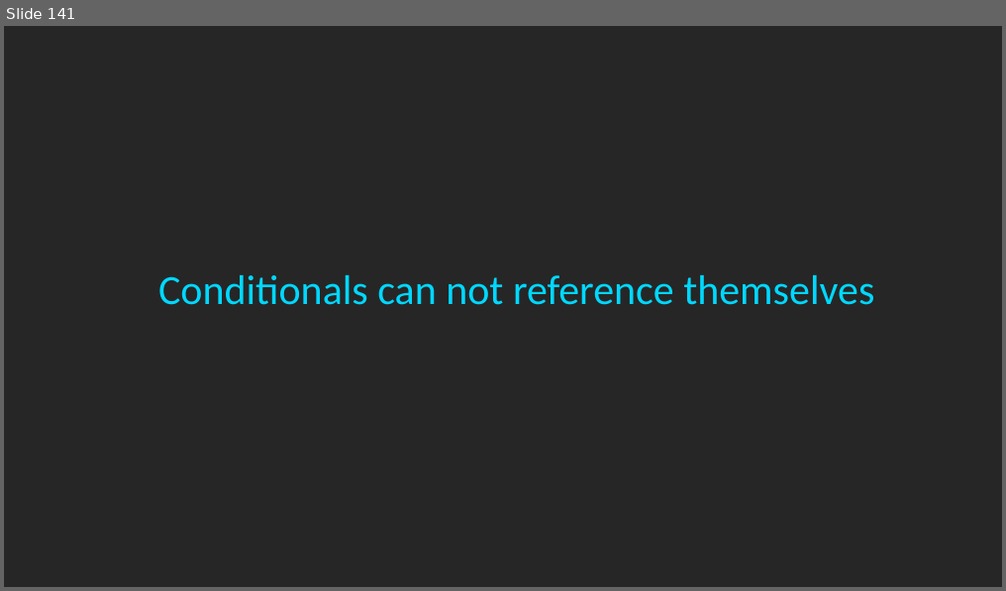
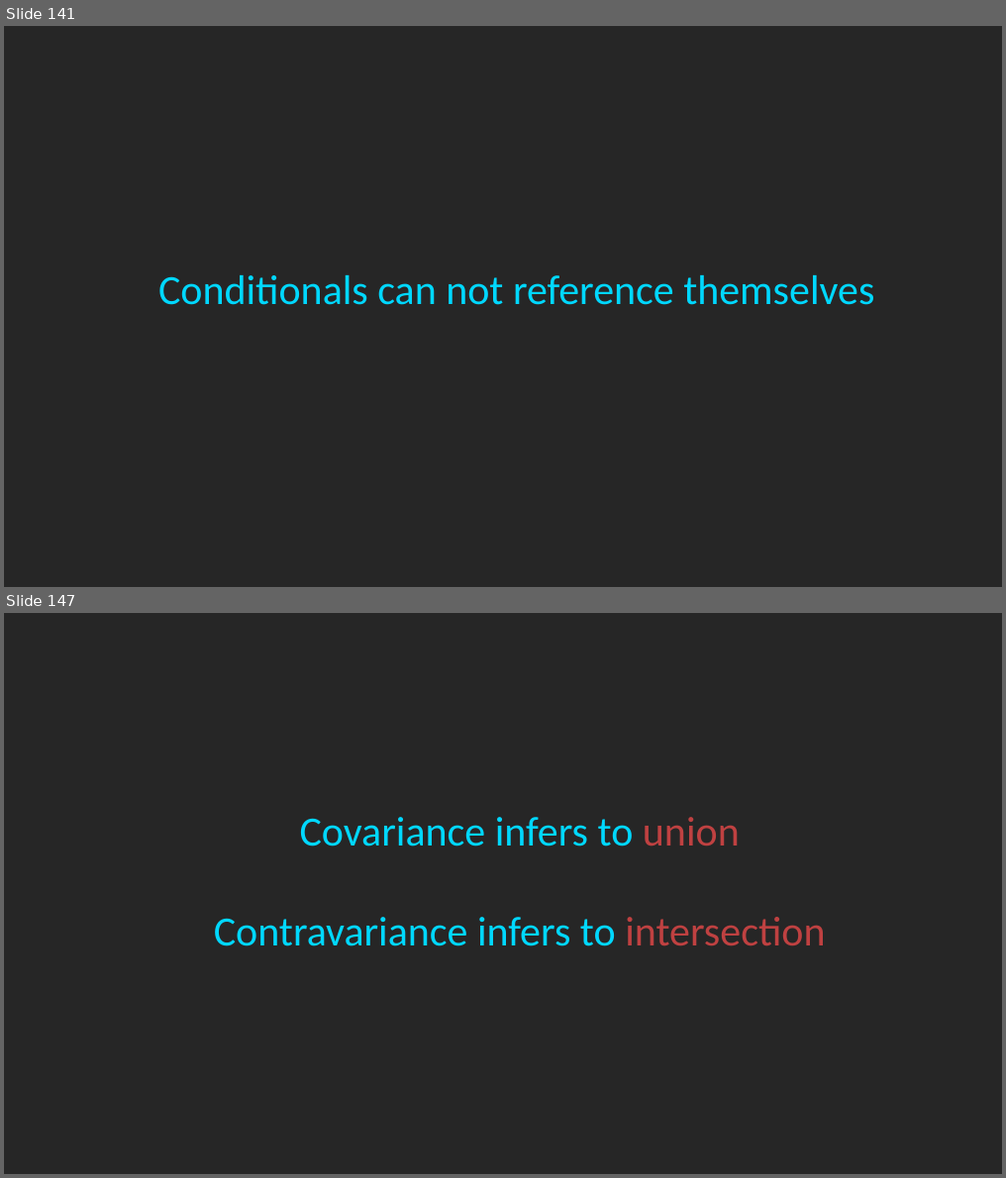
Before and after one commit to rkhaimov/ts-course, a slide deck: Course.pptx. Shown one above the other, each under a label of ours: slide 141 before the commit, slides 141 and 147 after it; the slides between them are not shown. The pictures are 1006x591 and 1006x1178 pixels, drawn with LibreOffice and Linux fonts; fonts in the diff are those of the drawing. Boxes give left, top, right and bottom in pixels: in the first picture for what was removed or moved away, otherwise in the second. Text is boxed around its words. In the diff, an @@ line names an element or a change of style, - is before the commit and + after.

```diff
--- a/Course.pptx
+++ b/Course.pptx
@@ slide 147 added at [4, 613, 1002, 1174], background #262626 @@
@@ text added at [214, 817, 825, 947], 40 pt, text #00D8FF @@
+Covariance infers to union
+Contravariance infers to intersection
```
Also in this commit, not shown: 5 other slides added.
